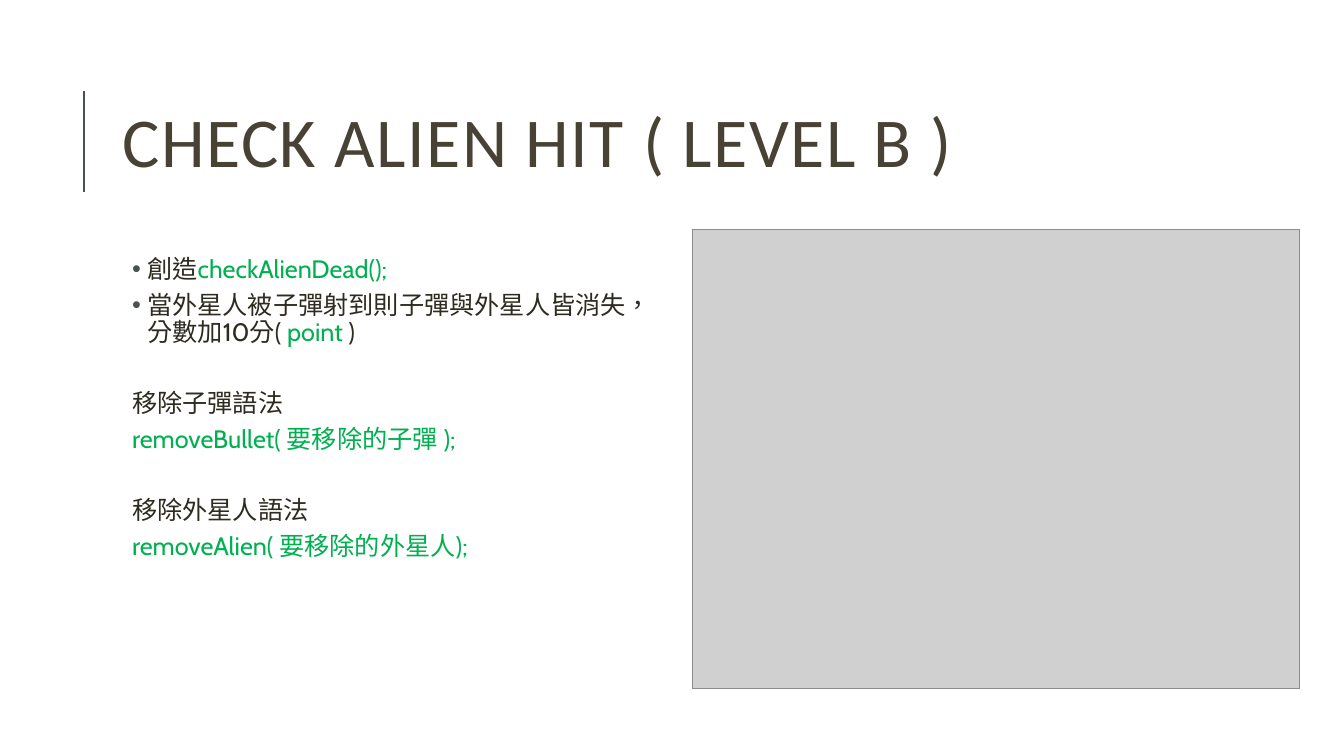
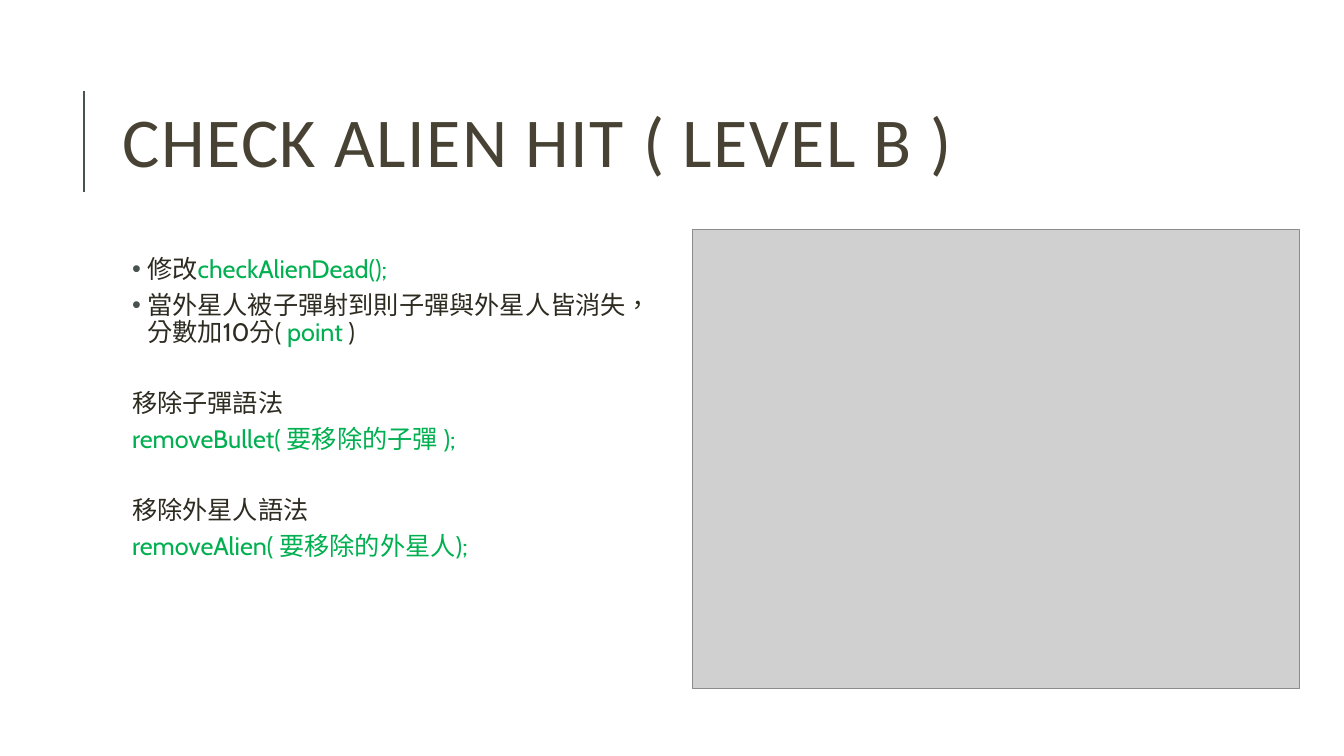
Before and after one commit to zu5462/assign4, a slide deck: slide 9 of requirement.pptx. Drawn at 1344x756 pixels with LibreOffice and Linux fonts; fonts in the diff are those of the drawing; grey boxes stand for pictures. Boxes give left, top, right and bottom in pixels: in the first picture for what was removed or moved away, otherwise in the second. Text is boxed around its words. In the diff, an @@ line names an element or a change of style, - is before the commit and + after.

```diff
--- a/requirement.pptx
+++ b/requirement.pptx
@@ text at bbox=[147, 257, 387, 282]: text changed @@
-  • 創造checkAlienDead();
+  • 修改checkAlienDead();
```
Also in this commit, not shown: 3 other slides changed, 4 other files.
